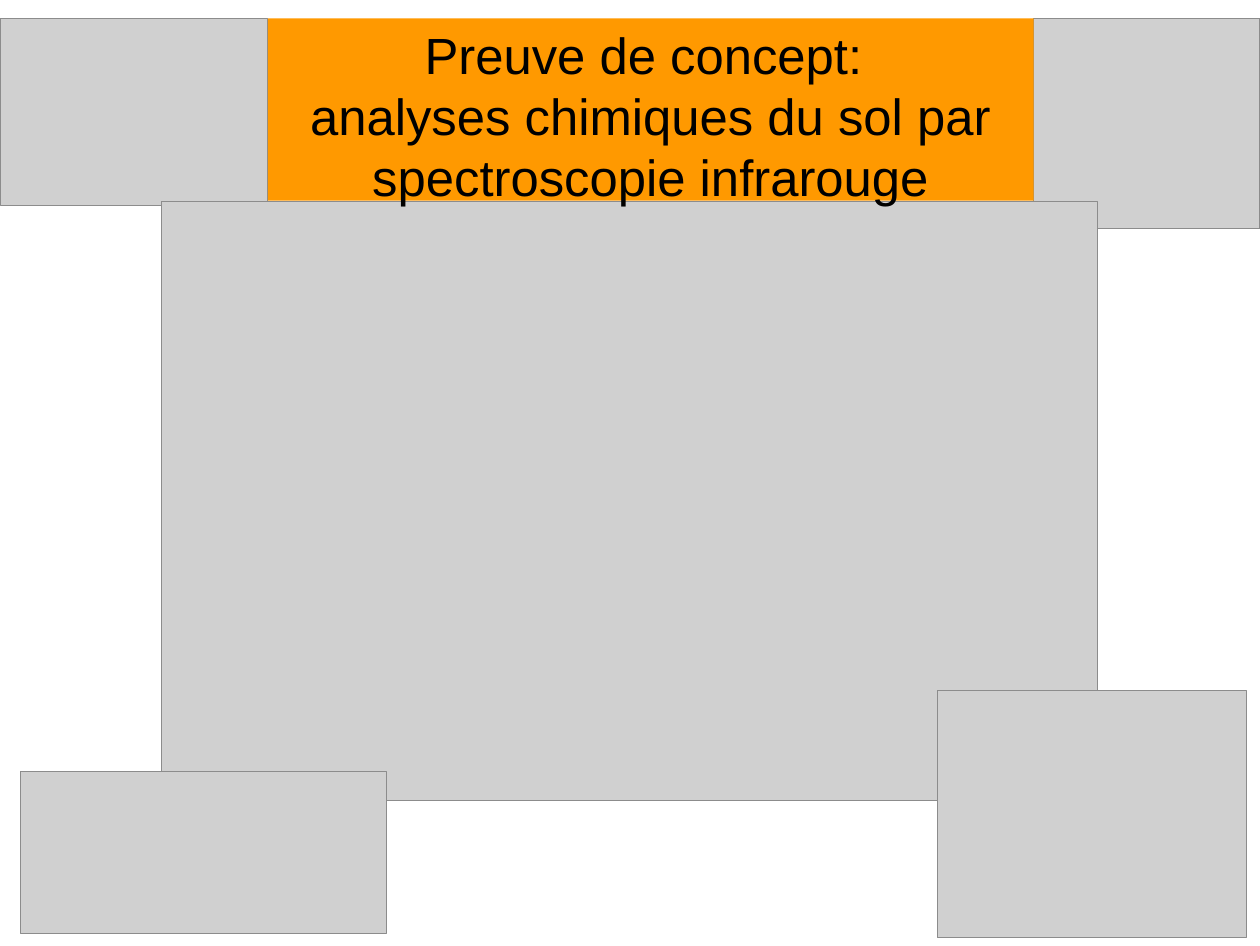
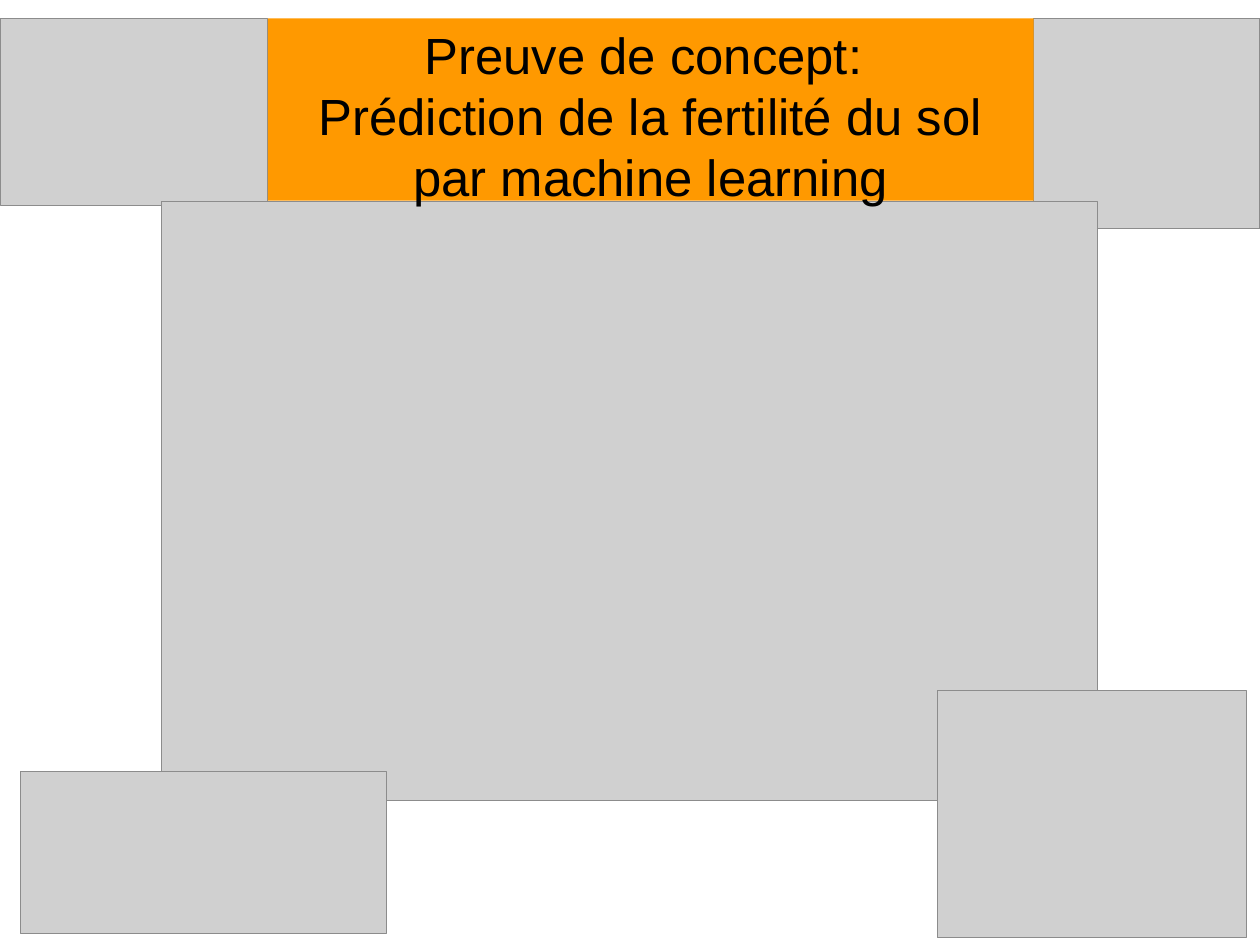
Before and after one commit to opsabarsec/African-soil-chemistry, a slide deck: slide 1 of documents/P7_presentation.odp. Drawn at 1260x946 pixels with LibreOffice and Linux fonts; fonts in the diff are those of the drawing; grey boxes stand for pictures; background and template pictures are left out. Boxes give left, top, right and bottom in pixels: in the first picture for what was removed or moved away, otherwise in the second. Text is boxed around its words. In the diff, an @@ line names an element or a change of style, - is before the commit and + after.

```diff
--- a/documents/P7_presentation.odp
+++ b/documents/P7_presentation.odp
@@ text in rectangle at (319, 97, 982, 207): text changed @@
-analyses chimiques du sol par spectroscopie infrarouge
+Prédiction de la fertilité du sol par machine learning
```
Also in this commit, not shown: 2 other slides changed, 5 slides added, 1 slide removed, 7 other files.
